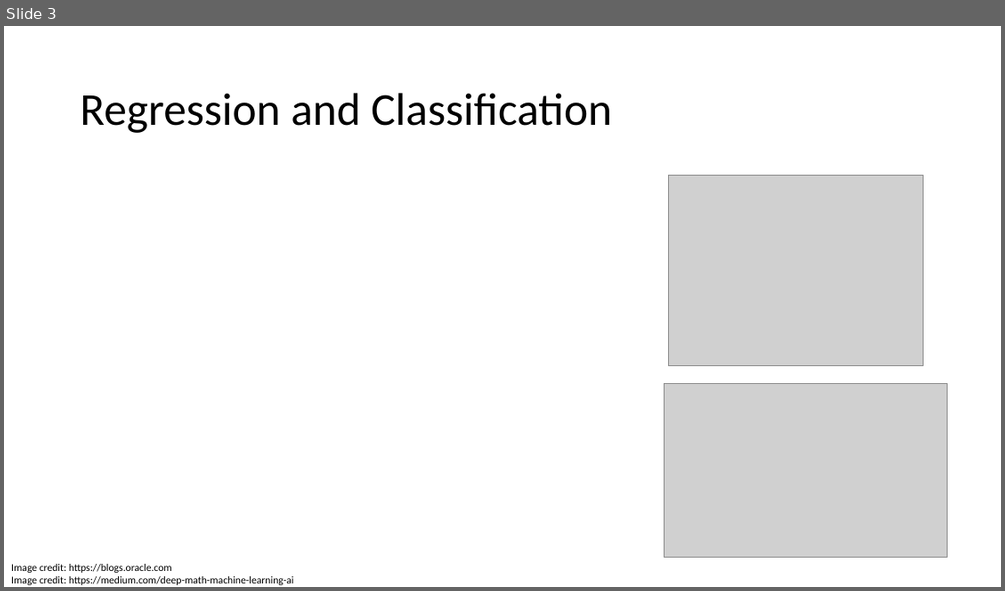
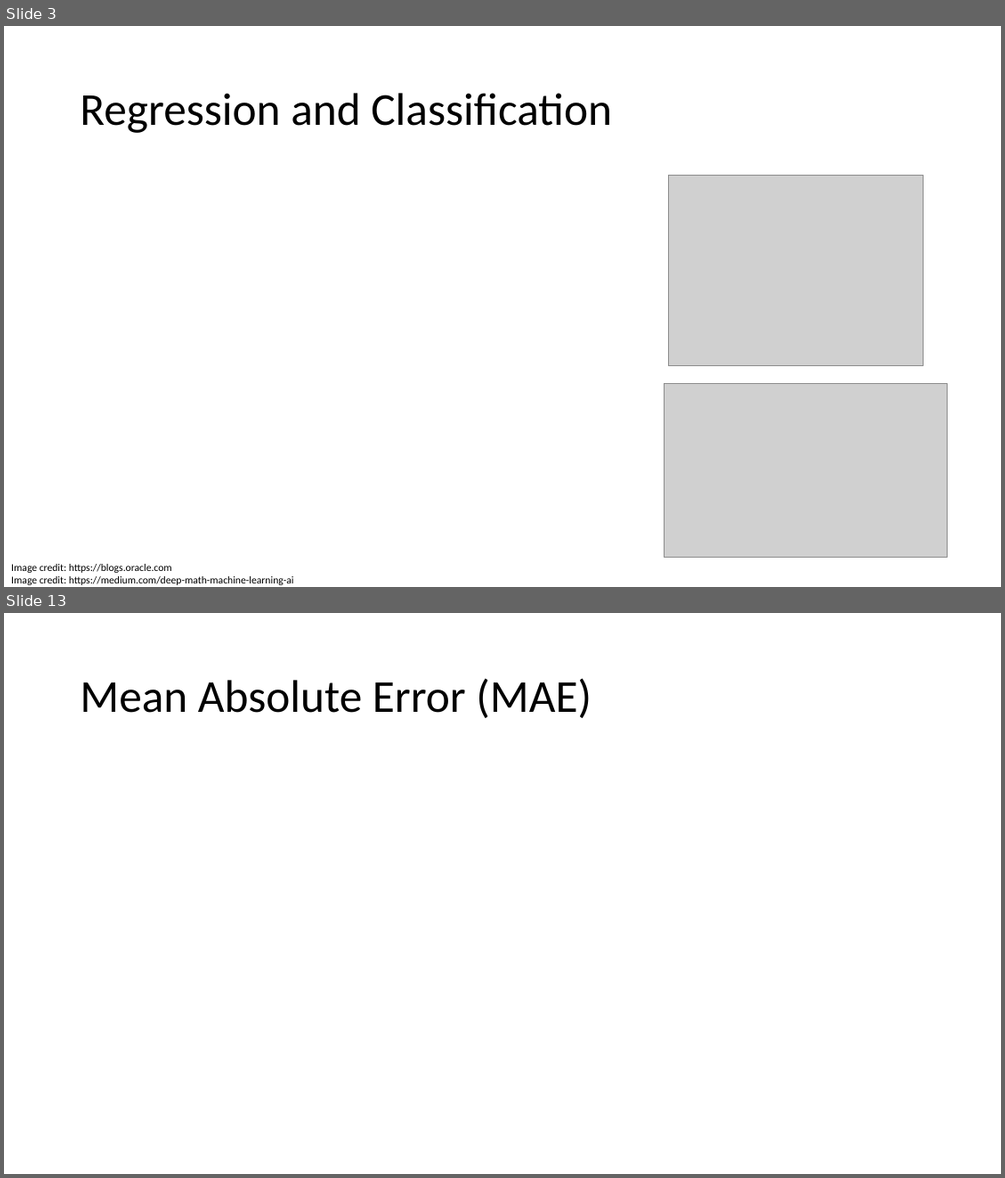
Before and after one commit to fborrasumh/intro, a slide deck: 3 - Model selection/Model selection.pptx. Shown one above the other, each under a label of ours: slide 3 before the commit, slides 3 and 13 after it; the slides between them are not shown. The pictures are 1005x591 and 1005x1178 pixels, drawn with LibreOffice and Linux fonts; fonts in the diff are those of the drawing; grey boxes stand for pictures. Boxes give left, top, right and bottom in pixels: in the first picture for what was removed or moved away, otherwise in the second. Text is boxed around its words. In the diff, an @@ line names an element or a change of style, - is before the commit and + after.

```diff
--- a/3 - Model selection/Model selection.pptx
+++ b/3 - Model selection/Model selection.pptx
@@ slide 13 added at box(4, 613, 1001, 1174), background #FFFFFF @@
@@ title added at box(80, 678, 591, 718), 44 pt, text #000000 @@
+Mean Absolute Error (MAE)
```
Also in this commit, not shown: 1 slide changed, 17 other slides added, 8 slides removed.
